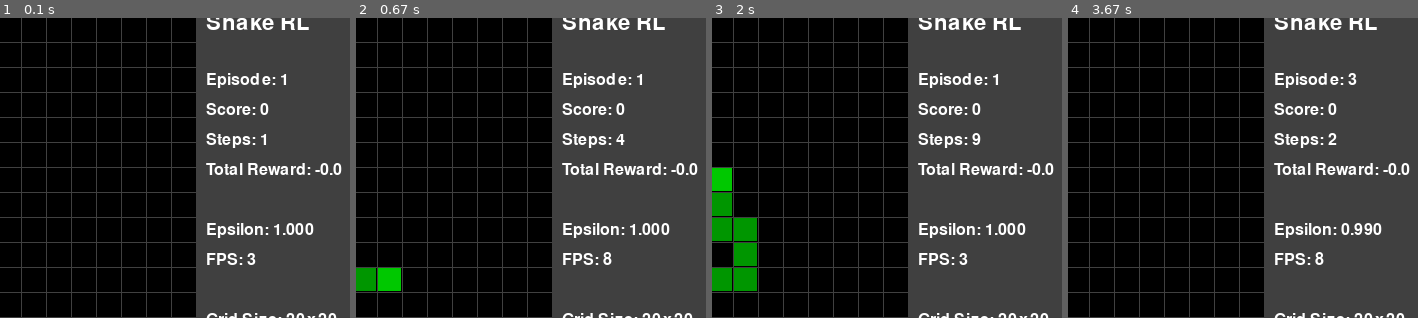
Above: before the commit, frames 1-4 (left to right).
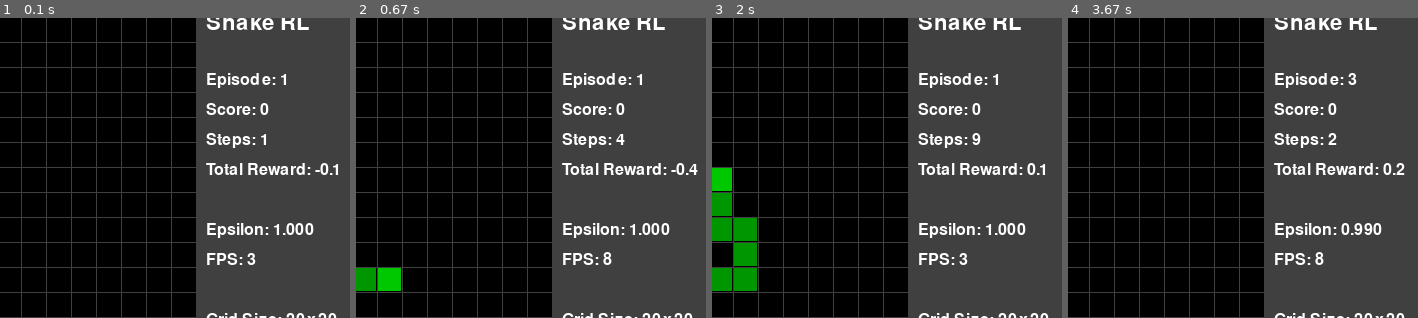
Above: after the commit, the same moments.

Repository: krupkaf/AI-Agents-exercise10
Game: pygame game, started from demo/visualization.py
Two runs of this game, one before a commit and one after it. Both use one fixed random seed, a clock stepped at 60 frames per second and the inputs below.
Inputs:
- Up to frame 1 (0.1 s): no input
- Up to frame 2 (0.67 s): hold Up from 0.33 s (still down)
- Up to frame 3 (2 s): release Up at 0.8 s; hold Down 0.83-1.15 s; tap Space at 0.9, 1.25, 1.8 s; hold Up 1.18-1.7 s; hold Down from 1.73 s (still down)
- Up to frame 4 (3.67 s): release Down at 2.28 s; hold Up 2.32-2.95 s; tap Space at 2.38, 3.62 s; tap S at 2.98 s; hold Down from 3.55 s (still down)
The pictures show only the part of the screen within x 43-93%, y 4-54%; the shares and areas given below are measured in that part.

The runs differ from the first frame. In frame 1, less than 0.1% of the frame differs, in the area x 95-98%, y 48-53%; in frame 2, less than 0.1%; in frame 3, 0.2%, in the area x 90-98%, y 48-53%; in frame 4, 0.2%.

Commit message:
Refactor reward system and improve code maintainability
- Implement distance-based guidance using Manhattan distance calculation
- Add REWARD_CLOSER and REWARD_FARTHER constants for food guidance
- Improve reward system balance with hot/cold feedback mechanism

Diff:
--- a/src/environment/constants.py
+++ b/src/environment/constants.py
@@ -13,8 +13,10 @@
 FOOD = 3
 
 # Reward values (float for precise calculations)
-REWARD_FOOD = 20.0          # Increased from 10.0 to encourage active food seeking
-REWARD_DEATH = -10.0
-REWARD_STEP = -0.001
+REWARD_FOOD = 20.0          # Reward for eating food
+REWARD_DEATH = -10.0        # Penalty for collision/death
+REWARD_STEP = -0.001        # Small penalty for each step
 REWARD_REVISIT = -1.0       # Penalty for returning to previously visited position
 REWARD_OSCILLATE = -3.0     # Heavy penalty for returning to position from 2 steps ago
+REWARD_CLOSER = 0.1         # Reward for moving closer to food
+REWARD_FARTHER = -0.1       # Penalty for moving farther from food
--- a/src/environment/game_logic.py
+++ b/src/environment/game_logic.py
@@ -2,7 +2,7 @@
 import numpy as np
 from typing import List, Tuple, Optional
 
-from .constants import UP, RIGHT, DOWN, LEFT, EMPTY, SNAKE_BODY, SNAKE_HEAD, FOOD, REWARD_FOOD, REWARD_DEATH, REWARD_STEP, REWARD_REVISIT, REWARD_OSCILLATE
+from .constants import UP, RIGHT, DOWN, LEFT, EMPTY, SNAKE_BODY, SNAKE_HEAD, FOOD, REWARD_FOOD, REWARD_DEATH, REWARD_STEP, REWARD_REVISIT, REWARD_OSCILLATE, REWARD_CLOSER, REWARD_FARTHER
 
 
 class SnakeGame:
@@ -47,6 +47,9 @@
         # Track visited positions for anti-oscillation rewards
         self.visited_positions = set()  # All positions ever visited
         self.position_history = []      # Last few positions for oscillation detection
+
+        # Track distance to food for guidance rewards
+        self.previous_distance_to_food = self._manhattan_distance(self.snake[0], self.food)
 
         return self.get_state()
 
@@ -87,7 +90,7 @@
 
         Returns:
             observation: Current game state as grid array
-            reward: Reward for this step (food=+20, death=-10, step=-0.001, revisit=-1, oscillate=-3)
+            reward: Reward for this step (see constants.py for reward values)
             done: True if game ended (collision occurred)
             info: Dictionary with game statistics
         """
@@ -119,6 +122,10 @@
         position_penalty = self._calculate_position_penalty(new_head)
         reward += position_penalty
 
+        # Apply distance-based reward for food guidance
+        distance_reward = self._calculate_distance_reward(new_head)
+        reward += distance_reward
+
         self.snake.insert(0, new_head)
 
         # Update position tracking
@@ -128,6 +135,8 @@
             self.score += 1
             reward = REWARD_FOOD
             self.food = self._spawn_food()
+            # Update distance tracking for new food position
+            self.previous_distance_to_food = self._manhattan_distance(self.snake[0], self.food)
         else:
             self.snake.pop()
 
@@ -255,11 +264,11 @@
 
         # Check if returning to previously visited position
         if new_head in self.visited_positions:
-            penalty += REWARD_REVISIT  # -1.0
+            penalty += REWARD_REVISIT
 
         # Check if oscillating (returning to position from 2 steps ago)
         if len(self.position_history) >= 2 and new_head == self.position_history[-2]:
-            penalty += REWARD_OSCILLATE  # -3.0
+            penalty += REWARD_OSCILLATE
 
         return penalty
 
@@ -276,3 +285,43 @@
         self.position_history.append(new_head)
         if len(self.position_history) > 3:
             self.position_history.pop(0)
+
+    def _manhattan_distance(self, pos1: Tuple[int, int], pos2: Tuple[int, int]) -> float:
+        """Calculate Manhattan distance between two positions.
+
+        Args:
+            pos1: First position (x, y)
+            pos2: Second position (x, y)
+
+        Returns:
+            Manhattan distance as float
+        """
+        return abs(pos1[0] - pos2[0]) + abs(pos1[1] - pos2[1])
+
+    def _calculate_distance_reward(self, new_head: Tuple[int, int]) -> float:
+        """Calculate reward based on distance change to food.
+
+        Args:
+            new_head: New head position to evaluate
+
+        Returns:
+            Distance-based reward (positive if closer, negative if farther)
+        """
+        # Calculate new distance with the proposed move
+        new_distance = self._manhattan_distance(new_head, self.food)
+
+        # Compare with previous distance
+        if new_distance < self.previous_distance_to_food:
+            # Moving closer to food
+            distance_reward = REWARD_CLOSER
+        elif new_distance > self.previous_distance_to_food:
+            # Moving farther from food
+            distance_reward = REWARD_FARTHER
+        else:
+            # Same distance (rare, but possible)
+            distance_reward = 0.0
+
+        # Update previous distance for next step
+        self.previous_distance_to_food = new_distance
+
+        return distance_reward
--- a/src/environment/snake_env.py
+++ b/src/environment/snake_env.py
@@ -93,7 +93,7 @@
 
         Returns:
             observation: New game state as grid array
-            reward: Reward for this step (+20 food, -10 death, -0.001 step, -1 revisit, -3 oscillate)
+            reward: Reward for this step (see constants.py for reward values)
             terminated: True if game ended (collision/death)
             truncated: True if max steps reached
             info: Dictionary with game statistics
Not shown, changed: README.md
Not shown, changed: CLAUDE.md
